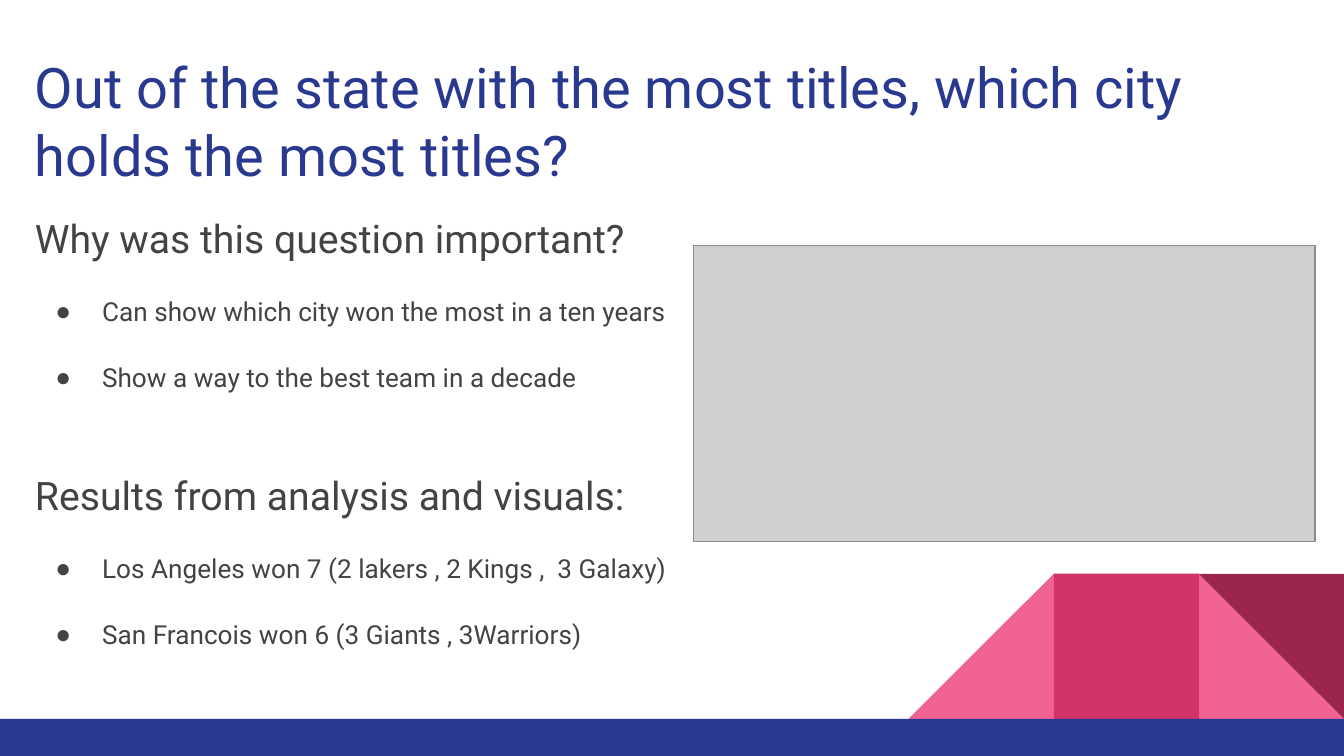
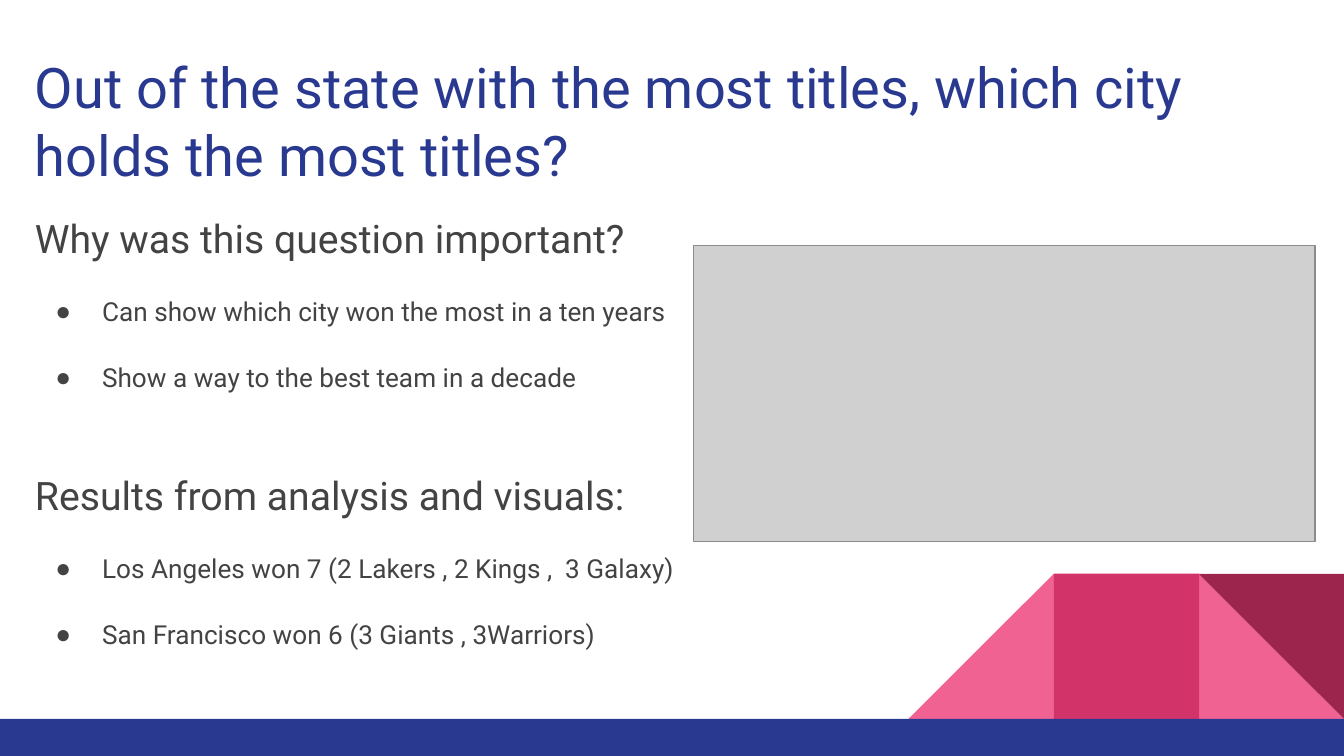
Before and after one commit to gurpal-gill1022/Project-3-Group-2, a slide deck: slide 5 of Project_3_Presentation_Deck.pptx. Drawn at 1344x756 pixels with LibreOffice and Linux fonts; fonts in the diff are those of the drawing; grey boxes stand for pictures. Boxes give left, top, right and bottom in pixels: in the first picture for what was removed or moved away, otherwise in the second. Text is boxed around its words. In the diff, an @@ line names an element or a change of style, - is before the commit and + after.

Commit message:
updated slide deck

```diff
--- a/Project_3_Presentation_Deck.pptx
+++ b/Project_3_Presentation_Deck.pptx
@@ text at (x1=102, y1=557, x2=673, y2=650): text changed @@
-● Los Angeles won 7 (2 lakers , 2 Kings , 3 Galaxy)
-● San Francois won 6 (3 Giants , 3Warriors)
+● Los Angeles won 7 (2 Lakers , 2 Kings , 3 Galaxy)
+● San Francisco won 6 (3 Giants , 3Warriors)
```
Also in this commit, not shown: 1 other slide changed, 1 slide added, 1 slide removed.
